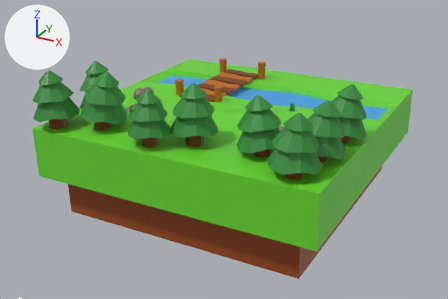
The Blender file model 3D/arbres.blend: old version first, new version second.
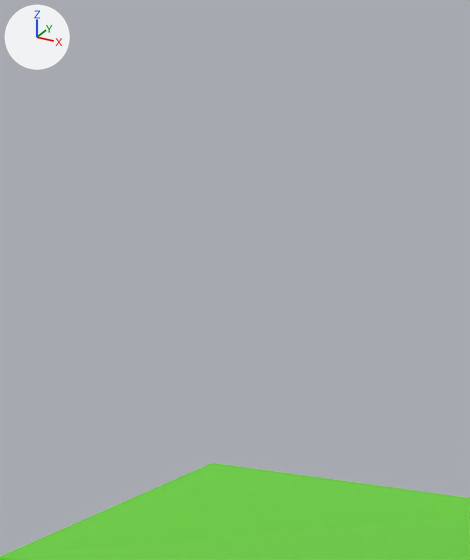
Each version appears first from a camera (50 mm lens) standing at (1.47, -25.44, 33.23) and looking at (-8.69, -6.95, 23.99), and next in a close-up on the part from 37% to 49% of the width and 2% to 23% of the height. The axes (+X, +Y, +Z) are drawn at upper left. The lights are the same throughout. The last two pictures show the newer version.

Objects in the first close-up: 'base 2'.
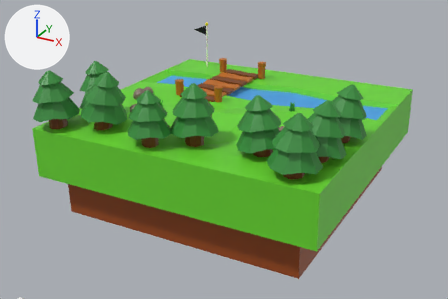
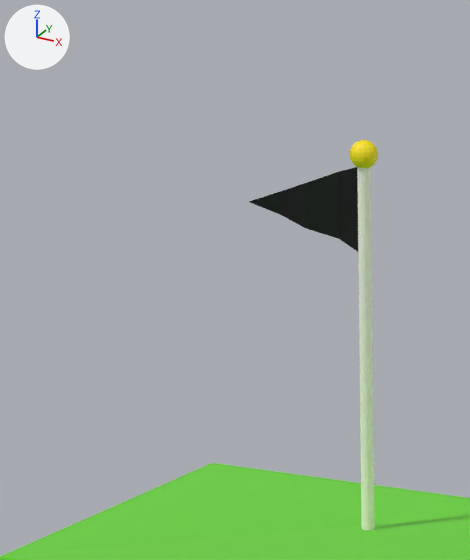
What differs and where, as boxes [x1, y1, x2, y2] in the close-ups (470 x 560 px):
'Cylinder.022', added
    after: [357, 167, 375, 530]
'Plane.009', added (black)
    after: [249, 167, 358, 252]
'Sphere', added (yellow)
    after: [350, 140, 378, 168]

The edits, one by one:
Material 'Material.005' (mat_material_005) is new.
Its base color is (1.0, 0.96, 0.845) (white #fffaed).
Material 'Material.007' (mat_material_007) is new.
Its base color is (0.0, 0.0, 0.0) (black #000000).
Material 'Material.006' (mat_material_006) is new.
Its base color is (1.0, 0.777, 0.0) (yellow #ffe400).
Mesh me_cylinder_022 is new.
It has 32 vertices, 16 faces and spans x -1.0..1.0, y -1.0..1.0, z -1.69..1.0.
It uses material mat_material_005 (white #fffaed).
Mesh me_plane_009 is new.
It has 25 vertices, 16 faces and spans x -1.0..1.69, y -1.0..1.0, z -0.08..0.18.
It uses material mat_material_007 (black #000000).
Mesh me_sphere is new.
It is a UV sphere (16 segments, 10 rings, poles along z) spanning x -1.0..1.0, y -1.0..1.0, z -1.0..1.0.
It uses material mat_material_006 (yellow #ffe400).
Object 'Cylinder.022' (ob_cylinder_022) is new; it shows me_cylinder_022.
Its location is (-9.929, -6.009, 27.662).
Its rotation in degrees is (0, 0, -170).
Its scale is (0.0275, 0.0275, 0.682).
Object 'Plane.009' (ob_plane_009) is new; it shows me_plane_009.
Its location is (-10.122, -6.043, 28.101).
Its rotation in degrees is (90, 0, -170).
Its scale is (0.186, 0.186, 0.186).
Object 'Sphere' (ob_sphere) is new; it shows me_sphere.
Its location is (-9.929, -6.009, 28.335).
Its rotation in degrees is (0, 0, -170).
Its scale is (0.0587, 0.0587, 0.0587).
